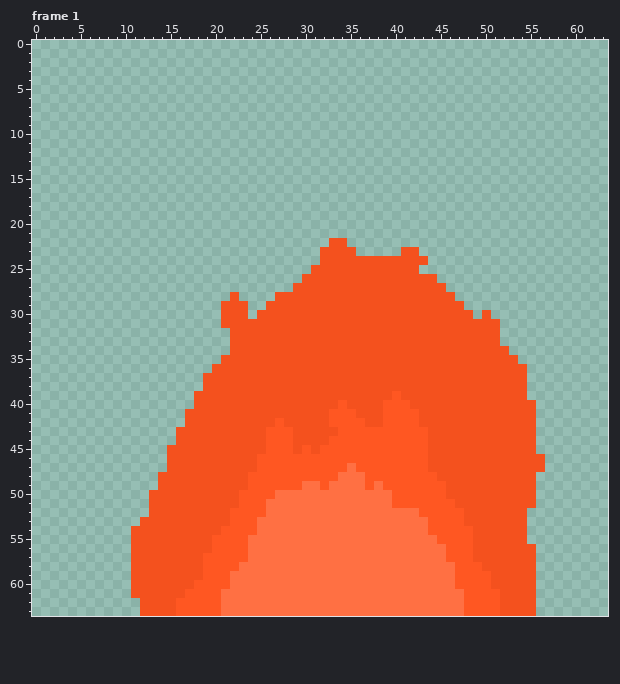
Two states of a pixel-art file, Sprite Source Files/Objects/Karadsheh_Animate_Fire_Pit.ase. Above is the file before it was changed.
64x64 pixels, 20 frames. Shown: frame 1. The commit also changed other frames, which this record leaves out.
And afterwards:
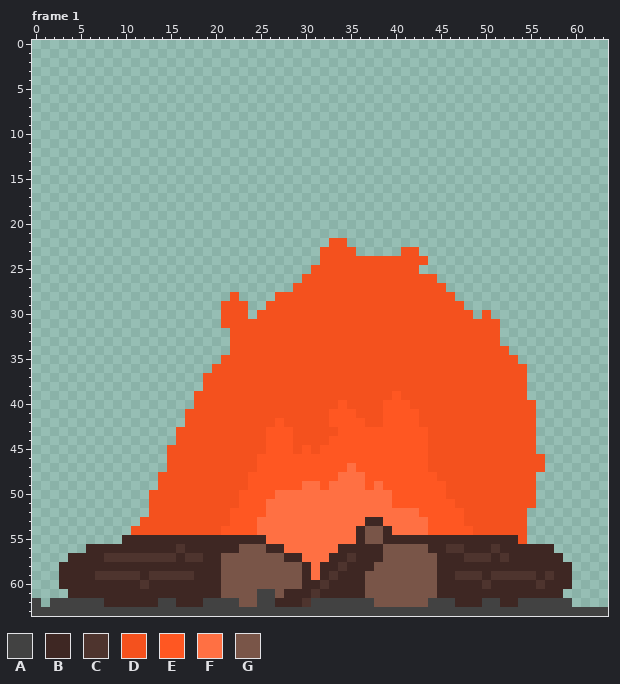
Palette (. is transparent): A #424242  B #3e2723  C #4e342e  D #f4511e  E #ff5722  F #ff7043  G #795548
Difference:
layer "Layer 4" added
Frame 1, layer "Layer 4":
There is now colour A in row 62 at x 0, 2 to 7 and 56 to 59; in row 63 at x 0 to 11 and 56 to 63.
The edit turns colour D into colour A in row 62 at x 14 to 15 and 54 to 55; in row 63 at x 12 to 15 and 52 to 55.
The edit turns colour E into colour A in row 62 at x 19 to 20 and 50 to 51; in row 63 at x 16 to 20 and 48 to 51.
The edit turns colour F into colour A in row 61 at x 25 to 26; in row 62 at x 21 to 22, 25 to 26, 31 to 37 and 44 to 46; in row 63 at x 21 to 47.
There is now colour B in row 55 at x 10; in row 56 at x 6 to 10 and 56 to 57; in row 57 at x 4 to 7 and 56 to 58; in row 58 at x 3 to 10 and 56 to 59; in row 59 at x 3 to 6, 56 and 58 to 59; in row 60 at x 3 to 10 and 57 to 59.
There is now colour B in row 61 at x 4 to 10 and 56 to 58; in row 62 at x 8 to 11.
The edit turns colour D into colour B in row 55 at x 11 to 19 and 49 to 53; in row 56 at x 11 to 15, 17 to 19, 49 to 50 and 52 to 55; in row 57 at x 16, 51 and 53 to 55; in row 58 at x 11 to 18 and 50 to 55; in row 59 at x 12 and 18; in row 60 at x 11, 13 to 17 and 51 to 55.
The edit turns colour D into colour B in row 61 at x 11 to 16 and 52 to 55; in row 62 at x 12 to 13 and 52 to 53.
The edit turns colour E into colour B in row 55 at x 20 to 23 and 45 to 48; in row 56 at x 20 to 22 and 48; in row 57 at x 19 to 20 and 46 to 47; in row 58 at x 19 to 20 and 47 to 49; in row 59 at x 19 to 20 and 50; in row 60 at x 18 to 20 and 47 to 49.
The edit turns colour E into colour B in row 61 at x 17 to 20 and 48 to 51; in row 62 at x 16 to 18 and 48 to 49.
The edit turns colour F into colour B in row 53 at x 37 to 38; in row 54 at x 36 and 39; in row 55 at x 24 to 25, 36 and 39 to 44; in row 56 at x 26 to 27, 34 to 38 and 44 to 45; in row 57 at x 28 to 29, 33 to 34, 36 to 38 and 45; in row 58 at x 30, 32 to 33, 35 to 37 and 45 to 46.
The edit turns colour F into colour B in row 59 at x 30, 32, 34 to 36 and 45 to 46; in row 60 at x 30 to 31, 33 to 36 and 45 to 46; in row 61 at x 28 to 30, 32 to 36 and 45 to 47; in row 62 at x 27 to 29 and 47.
There is now colour C in row 57 at x 8 to 10; in row 59 at x 7 to 10 and 57; in row 60 at x 56.
The edit turns colour D into colour C in row 56 at x 16 and 51; in row 57 at x 11 to 15, 17 to 18, 49 to 50 and 52; in row 59 at x 11, 13 to 17 and 51 to 55; in row 60 at x 12.
The edit turns colour E into colour C in row 56 at x 46 to 47; in row 57 at x 48; in row 59 at x 47 to 49; in row 60 at x 50.
The edit turns colour F into colour C in row 57 at x 35; in row 58 at x 34; in row 59 at x 33; in row 60 at x 32; in row 61 at x 31; in row 62 at x 30.
The edit turns colour E into colour G in row 56 at x 23; in row 57 at x 21 to 23; in row 58 at x 21 to 22; in rows 59 to 60 at x 21.
The edit turns colour F into colour G in rows 54 to 55 at x 37 to 38; in row 56 at x 24 to 25 and 39 to 43; in row 57 at x 24 to 27 and 39 to 44; in row 58 at x 23 to 29 and 38 to 44; in rows 59 to 60 at x 22 to 29 and 37 to 44; in row 61 at x 21 to 24, 27 and 37 to 44.
The edit turns colour F into colour G in row 62 at x 23 to 24 and 38 to 43.
Where, in picture pixels (left, top, right, bottom), the same in both pictures:
changed: (32, 517, 608, 616)
